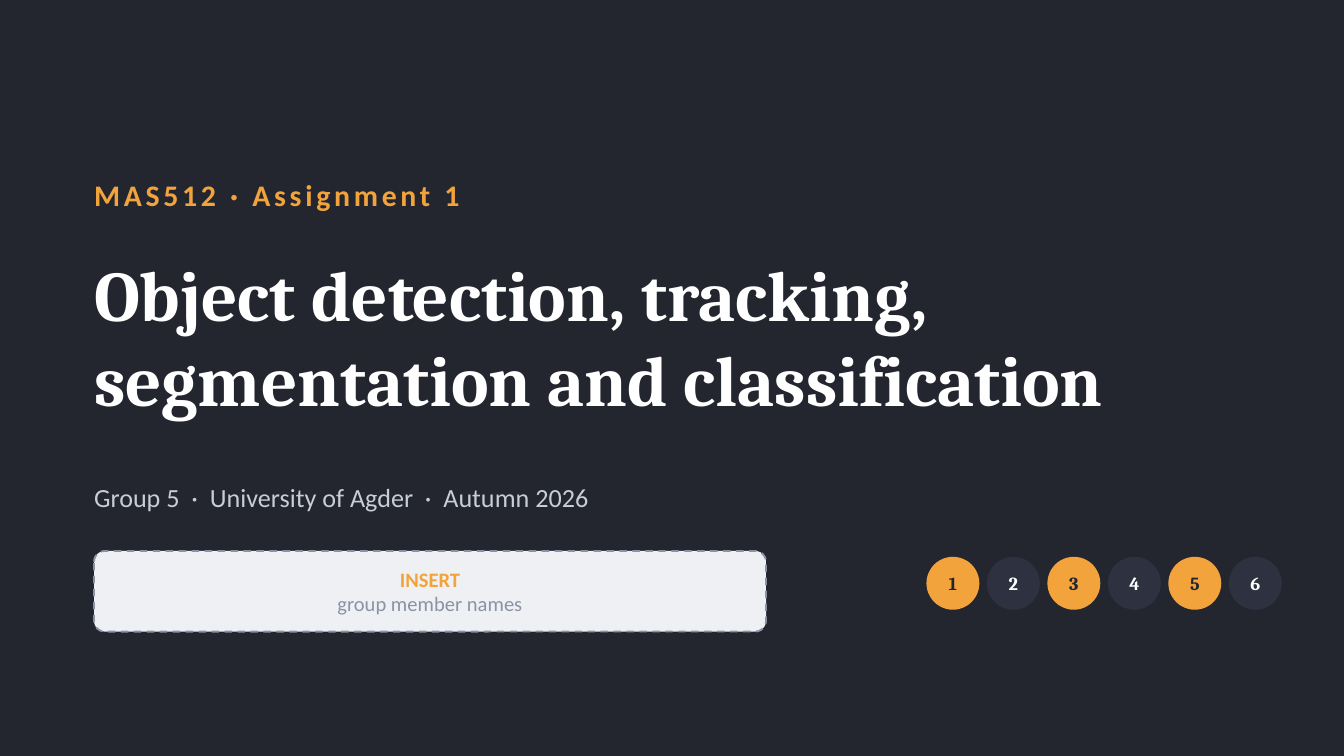
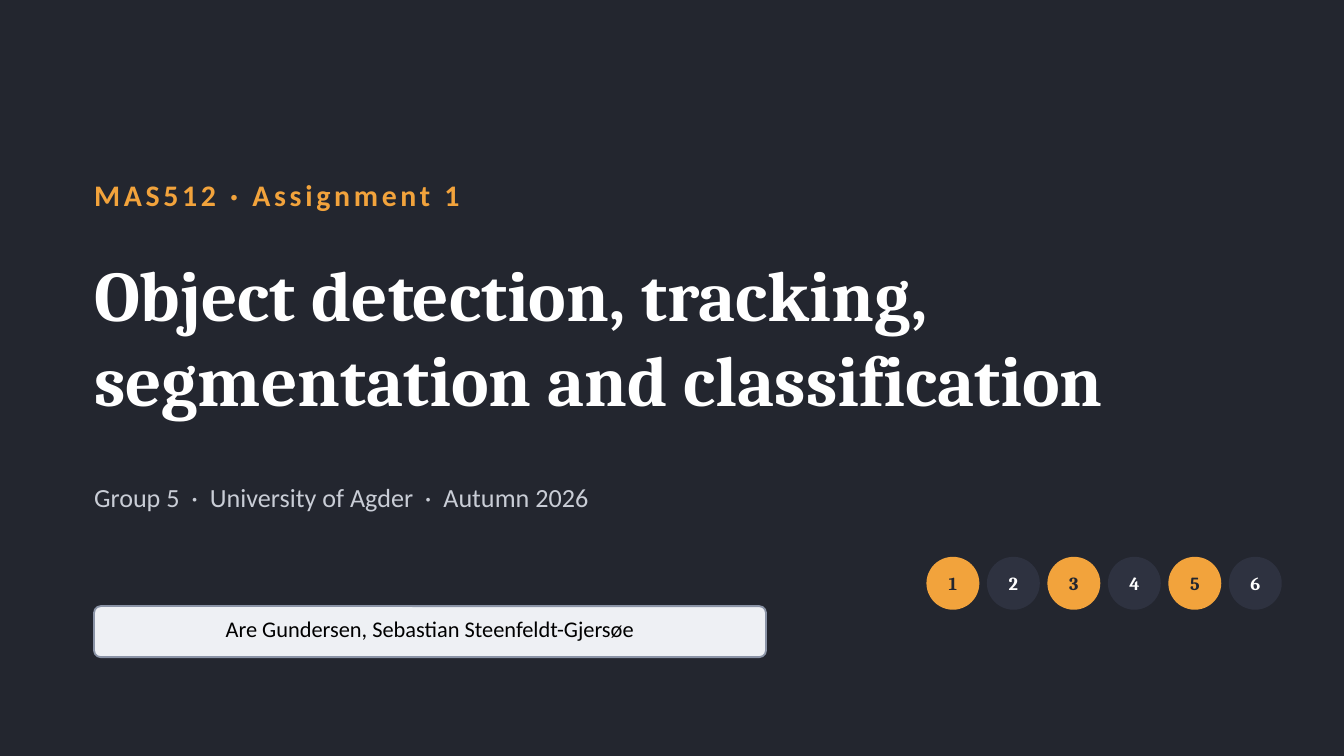
Before and after one commit to AreGundersen/MAS512, a slide deck: slide 1 of Assignment 1/MAS512_assignment1_gr5.pptx. Drawn at 1344x756 pixels with LibreOffice and Linux fonts; fonts in the diff are those of the drawing. Boxes give left, top, right and bottom in pixels: in the first picture for what was removed or moved away, otherwise in the second. Text is boxed around its words. In the diff, an @@ line names an element or a change of style, - is before the commit and + after.

Commit message:
Update pp

```diff
--- a/Assignment 1/MAS512_assignment1_gr5.pptx
+++ b/Assignment 1/MAS512_assignment1_gr5.pptx
@@ text removed at (x1=337, y1=573, x2=522, y2=615) @@
-INSERT
-group member names
@@ rounded rectangle "Are Gundersen, Sebastian Steenfeldt-Gjersøe" resized from (x1=94, y1=551, x2=766, y2=632) to (x1=94, y1=606, x2=766, y2=657) @@
@@ rounded rectangle "Are Gundersen, Sebastian Steenfeldt-Gjersøe" at (x1=94, y1=606, x2=766, y2=657): outline #8A93A6 1 pt dashed to #8A93A6 1 pt @@
@@ text in rounded rectangle at (x1=226, y1=621, x2=634, y2=641): text added @@
+Are Gundersen, Sebastian Steenfeldt-Gjersøe
```
Also in this commit, not shown: 2 other slides changed.
